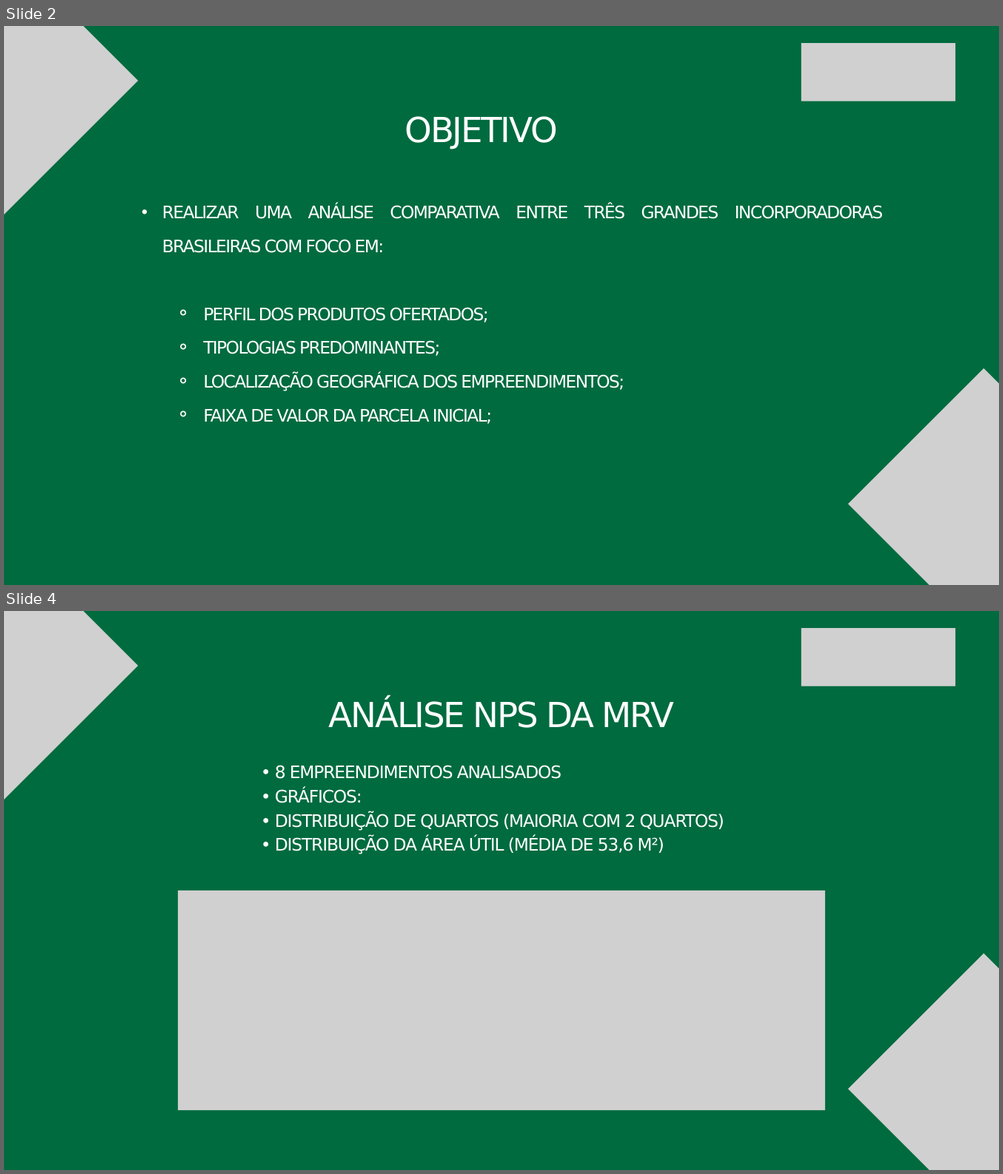
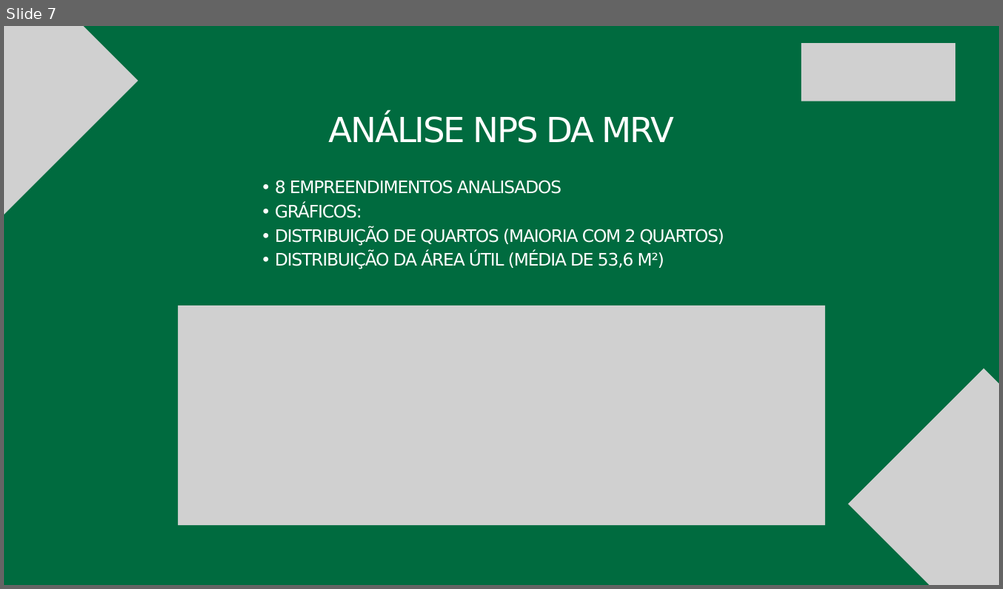
Before and after one commit to AndreFideles/desafio-processo-seletivo-mrv-2025, a slide deck: Case NPS - MRV Canva.pptx. Shown one above the other, each under a label of ours: slides 2 and 4 before the commit, slide 7 after it; the slides between them are not shown. The pictures are 1003x1174 and 1003x589 pixels, drawn with LibreOffice and Linux fonts; fonts in the diff are those of the drawing; grey boxes stand for pictures. Boxes give left, top, right and bottom in pixels: in the first picture for what was removed or moved away, otherwise in the second. Text is boxed around its words. In the diff, an @@ line names an element or a change of style, - is before the commit and + after.

Commit message:
Atualiza apresentação Canva com novas análises e gráficos

```diff
--- a/Case NPS - MRV Canva.pptx
+++ b/Case NPS - MRV Canva.pptx
@@ slide 2 removed at bbox=[4, 26, 999, 585], background #006B3F @@
@@ picture removed at bbox=[4, 26, 138, 216] @@
@@ picture removed at bbox=[801, 43, 956, 101] @@
@@ text removed at bbox=[405, 116, 558, 150] @@
-OBJETIVO
@@ text removed at bbox=[162, 204, 883, 424] @@
-  • REALIZAR UMA ANÁLISE COMPARATIVA ENTRE TRÊS GRANDES INCORPORADORAS BRASILEIRAS COM FOCO EM:
-    ⚬ PERFIL DOS PRODUTOS OFERTADOS;
-    ⚬ TIPOLOGIAS PREDOMINANTES;
-    ⚬ LOCALIZAÇÃO GEOGRÁFICA DOS EMPREENDIMENTOS;
-    ⚬ FAIXA DE VALOR DA PARCELA INICIAL;
@@ picture removed at bbox=[848, 369, 999, 585] @@
@@ what was slide 4 is now slide 7 @@
```
Also in this commit, not shown: 1 slide changed, 5 slides added, 1 other slide removed.
